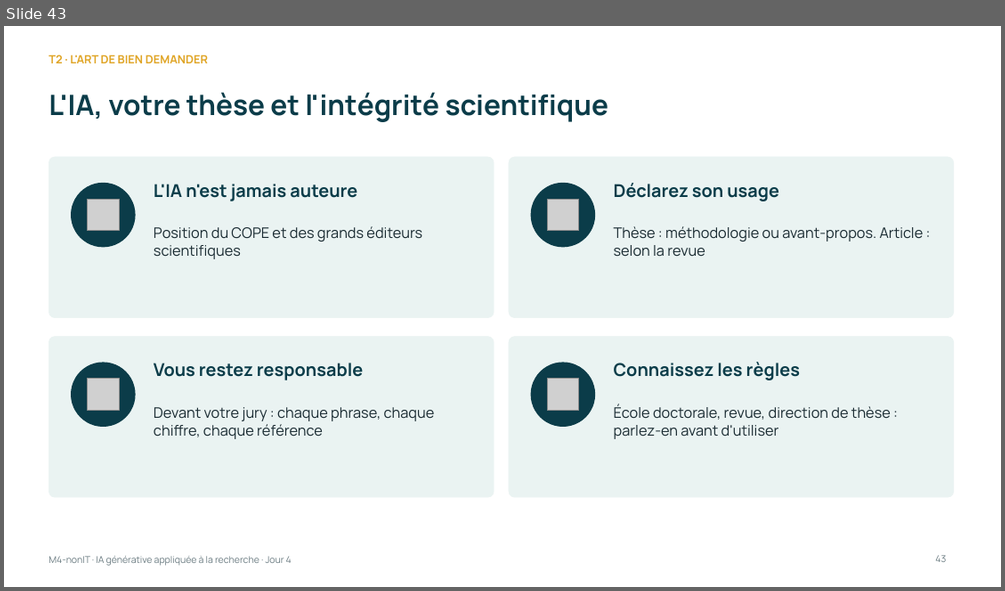
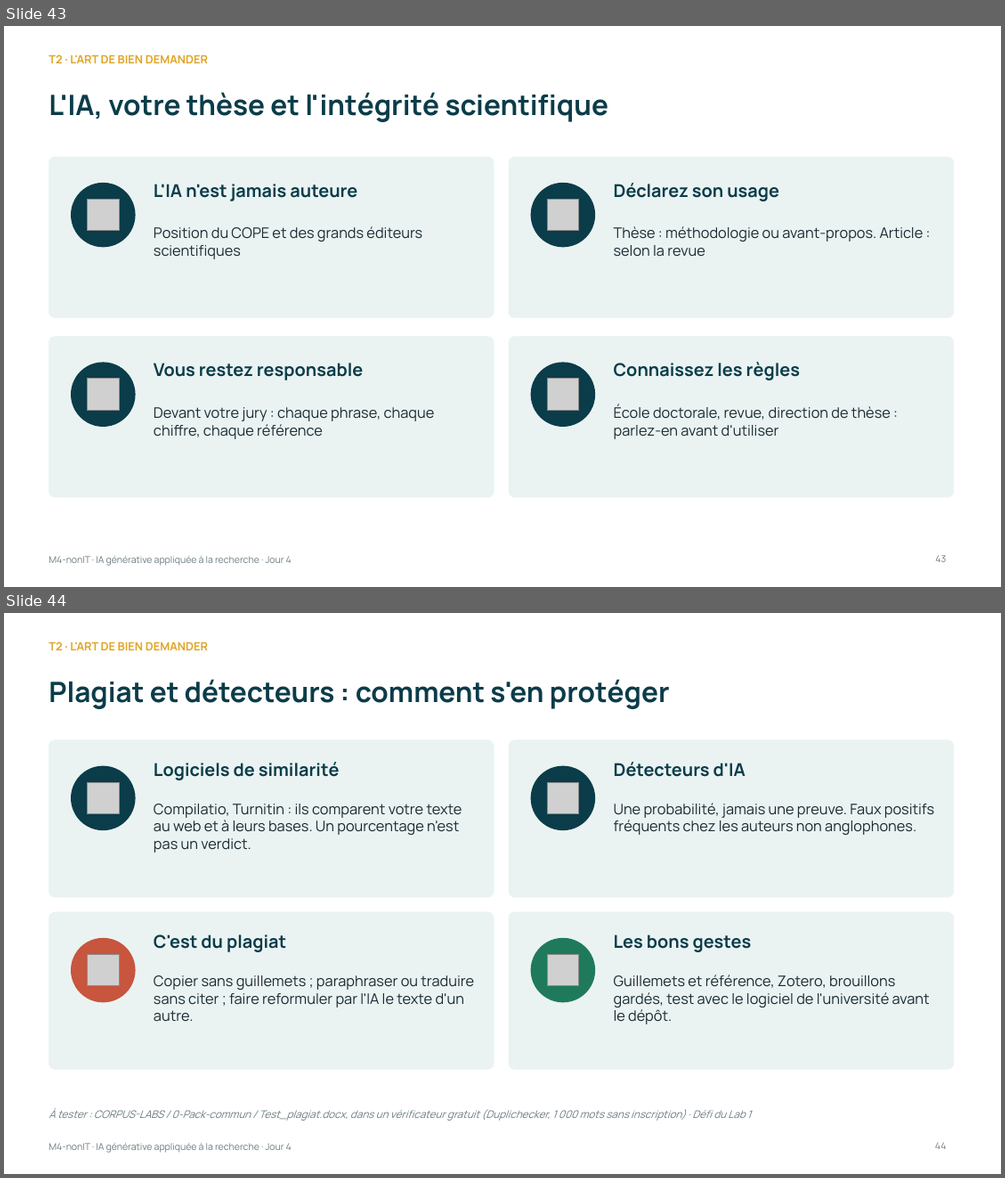
Before and after one commit to Amevi-isi/formation-chercheur-univ, a slide deck: module4_nonIT/M4-nonIT_IA_generative_appliquee.pptx. Shown one above the other, each under a label of ours: slide 43 before the commit, slides 43 and 44 after it. The pictures are 1005x591 and 1005x1178 pixels, drawn with LibreOffice and Linux fonts; fonts in the diff are those of the drawing; grey boxes stand for pictures. Boxes give left, top, right and bottom in pixels: in the first picture for what was removed or moved away, otherwise in the second. Text is boxed around its words. In the diff, an @@ line names an element or a change of style, - is before the commit and + after.

```diff
--- a/module4_nonIT/M4-nonIT_IA_generative_appliquee.pptx
+++ b/module4_nonIT/M4-nonIT_IA_generative_appliquee.pptx
@@ slide 44 added at [4,613,1001,1174], background #FFFFFF; not listed: 1 template element that a slide beside it also shows @@
@@ text added at [48,641,208,650], 11 pt, text #E0A526, bold @@
+T2 · L'ART DE BIEN DEMANDER
@@ title added at [48,679,670,709], 27 pt, text #0B3C49, bold @@
+Plagiat et détecteurs : comment s'en protéger
@@ rounded rectangle added at [48,740,494,897], fill #EAF3F2, outline #EAF3F2 0.5 pt @@
@@ rounded rectangle added at [509,740,954,897], fill #EAF3F2, outline #EAF3F2 0.5 pt @@
@@ ellipse added at [72,766,135,830], fill #0B3C49, outline #0B3C49 1 pt @@
@@ text added at [154,762,340,780], 17 pt, text #0B3C49, bold @@
+Logiciels de similarité
@@ ellipse added at [531,766,595,830], fill #0B3C49, outline #0B3C49 1 pt @@
@@ text added at [614,762,745,777], 17 pt, text #0B3C49, bold @@
+Détecteurs d'IA
@@ picture added at [87,782,119,813] @@
@@ picture added at [547,782,578,813] @@
@@ text added at [154,803,462,852], 14 pt, text #1A2B32 @@
+Compilatio, Turnitin : ils comparent votre texte au web et à leurs bases. Un pourcentage n'est pas un verdict.
@@ text added at [614,803,934,835], 14 pt, text #1A2B32 @@
+Une probabilité, jamais une preuve. Faux positifs fréquents chez les auteurs non anglophones.
@@ rounded rectangle added at [48,912,494,1070], fill #EAF3F2, outline #EAF3F2 0.5 pt @@
@@ rounded rectangle added at [509,912,954,1070], fill #EAF3F2, outline #EAF3F2 0.5 pt @@
@@ ellipse added at [72,938,135,1002], fill #C8553D, outline #C8553D 1 pt @@
@@ picture added at [87,954,119,985] @@
@@ text added at [154,934,286,952], 17 pt, text #0B3C49, bold @@
+C'est du plagiat
@@ ellipse added at [531,938,595,1002], fill #1F7A5C, outline #1F7A5C 1 pt @@
@@ picture added at [547,954,578,985] @@
@@ text added at [614,934,752,952], 17 pt, text #0B3C49, bold @@
+Les bons gestes
@@ text added at [154,975,474,1022], 14 pt, text #1A2B32 @@
+Copier sans guillemets ; paraphraser ou traduire sans citer ; faire reformuler par l'IA le texte d'un autre.
@@ text added at [614,974,930,1024], 14 pt, text #1A2B32 @@
+Guillemets et référence, Zotero, brouillons gardés, test avec le logiciel de l'université avant le dépôt.
@@ text added at [48,1108,752,1120], 10 pt, text #6B7C82, italic @@
+À tester : CORPUS-LABS / 0-Pack-commun / Test_plagiat.docx, dans un vérificateur gratuit (Duplichecker, 1 000 mots sans inscription) · Défi du Lab 1
@@ page number added at [935,1142,946,1149], 9 pt, text #6B7C82 @@
+44
```
Also in this commit, not shown: 2 slides changed, 1 slide removed, 8 other files.
